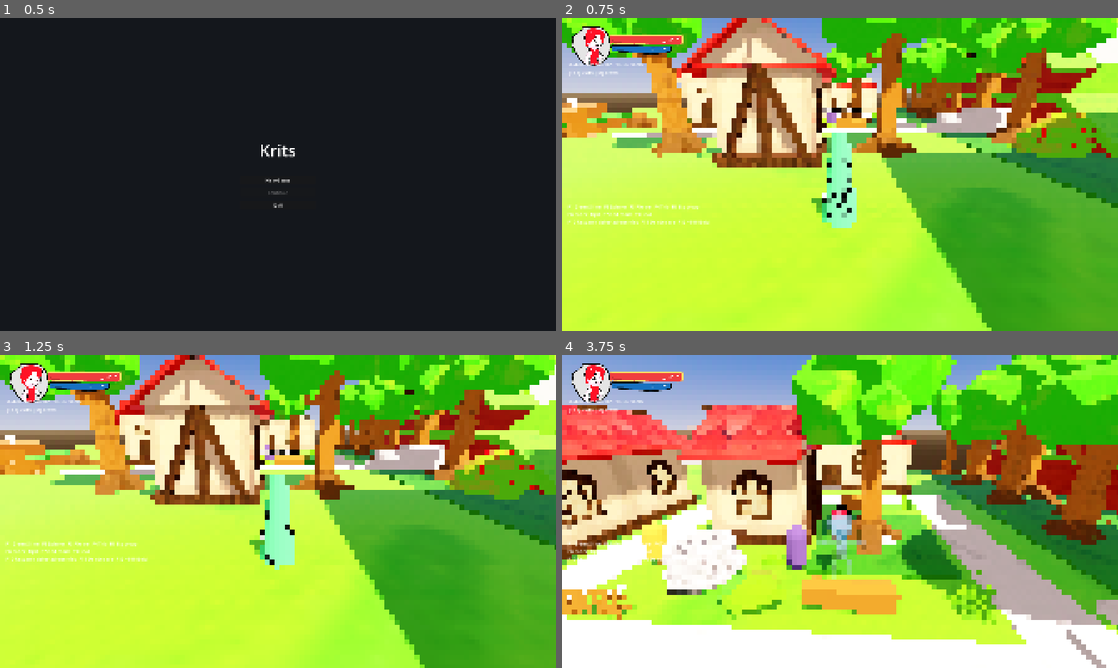
Above: before the commit, frames 1-4 (two rows, left to right).
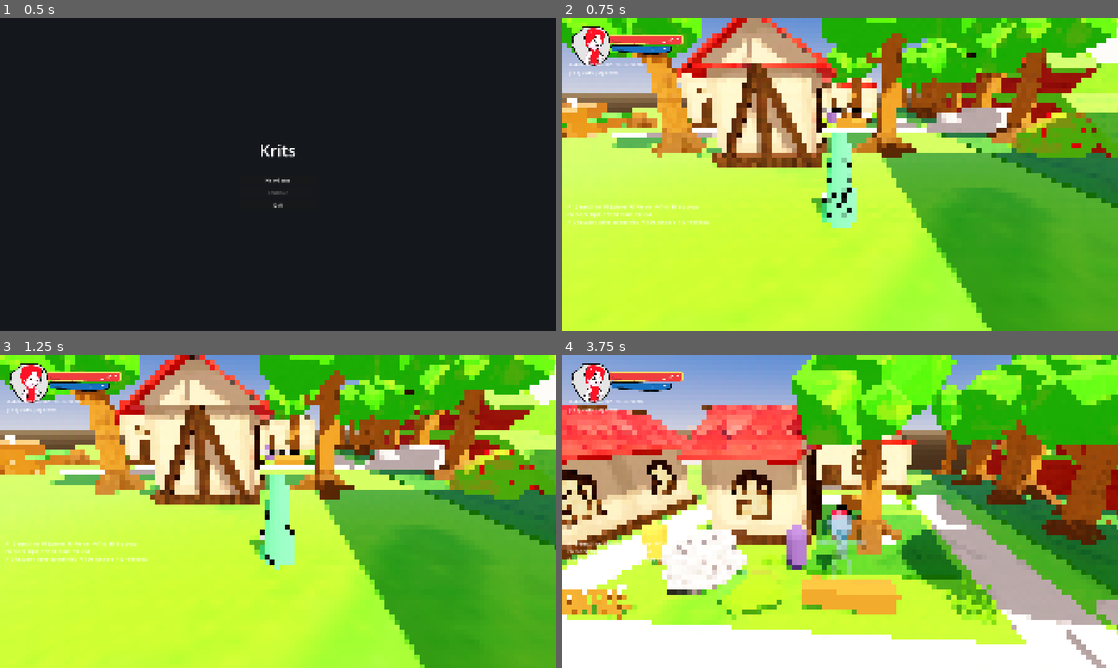
Above: after the commit, the same moments.

Repository: doggoanim/Krits
Game: Godot game, scene res://ui/main_menu.tscn
Two runs of this game, one before a commit and one after it. Both use one fixed random seed, a clock stepped at 60 frames per second and the inputs below.
Inputs (mouse positions are in pixels of both pictures, inside the frame that each line leads up to):
- Up to frame 1 (0.5 s): no input
- Up to frame 2 (0.75 s): click "New Game" at 0.5 s
- Up to frame 3 (1.25 s): no input
- Up to frame 4 (3.75 s): tap Enter at 1.25 s; move the mouse to (867, 511) at 1.27 s; hold W (move_forward) from 1.28 s (still down); tap Space (jump) at 1.35, 1.52, 1.82, 2.27, 2.3, 2.57, 3.05 s; click (867, 511) at 1.42 s; move the mouse to (812, 511) at 2.02 s; tap Ctrl (crouch_pound) at 2.1 s; move the mouse to (851, 505) at 2.77 s; hold E (interact) 2.78-3.53 s; move the mouse to (834, 517) at 3.52 s; tap Shift (roll_dive) at 3.6 s; click (834, 517) at 3.67 s

Frame 1 is identical in both runs. In frame 2, 0.1% of the frame differs, in the area x 80-97%, y 30-42%; in frame 3, less than 0.1%; in frame 4, 0.6%, in the area x 27-79%, y 44-85%.

Commit message:
Fix FoliageWind on non-base-pivoted meshes; dive bounce goes vertical
1. FoliageWind assumed every foliage asset's mesh origin sits at its
   own base (VERTEX.y == local height above ground), true for the
   grass/tree props it was built against but not guaranteed for every
   imported asset — a flower card pivoted at its center/top, say, would
   read most or all of its vertices as height 0 and barely sway at all,
   even though the material swap itself worked fine. Fixed by measuring
   each mesh's own local AABB once in FoliageWind._wind_ify() and
   passing its minimum Y down as the shader's new base_y uniform, so
   height is always relative to where the mesh actually starts.

2. Air dive's wall bounce now pops straight up instead of kicking back
   away from the wall — the same read WallClimbState._jump() already
   uses when you run out of wall to climb (a plain start_jump(), no
   horizontal push). Diving straight at a wall was flinging you back
   the way you came, undoing the lunge; now it just carries you up it.
   try_wall_bounce() gained a vertical_only param for this — only
   Dive's call site opts in, LongJump/Roll keep the original push-back
   bounce.

Co-Authored-By: Claude Sonnet 5 <noreply@anthropic.com>
Claude-Session: https://claude.ai/code/session_01TYpdm1jACUqsWG6yyTxbgm

Diff:
--- a/player/player.gd
+++ b/player/player.gd
@@ -795,8 +795,14 @@
 ## bounce too), a dive bounce does not, so the chain ends there until you land.
 ## `allow_grounded` lets Roll (which is still on the floor the instant this is
 ## called) trigger it too — everyone else is already airborne so it's moot.
+## `vertical_only` swaps the usual cannon-off-the-wall push for a plain
+## straight-up pop instead — the same read as stepping off the top of a
+## climbed wall (see WallClimbState._jump()'s _at_top case: a normal
+## start_jump(), no horizontal kick). Dive uses this: diving straight at a
+## wall shouldn't fling you back the way you came, it should just carry you
+## up it, so the lunge still makes forward progress instead of undoing itself.
 func try_wall_bounce(prev_hvel: Vector3, regrants_dive: bool, bounce_anim: StringName,
-		bounce_time: float, allow_grounded := false) -> bool:
+		bounce_time: float, allow_grounded := false, vertical_only := false) -> bool:
 	if (is_on_floor() and not allow_grounded) or not is_on_wall() or prev_hvel.length() < config.wall_min_speed:
 		return false
 	var n := get_wall_normal()
@@ -806,8 +812,12 @@
 	n = n.normalized()
 	if (-prev_hvel.normalized()).dot(n) < 0.35:
 		return false
-	velocity = n * config.wall_bounce_push
-	velocity.y = config.wall_bounce_up
+	if vertical_only:
+		velocity = Vector3.ZERO
+		velocity.y = config.jump_velocity
+	else:
+		velocity = n * config.wall_bounce_push
+		velocity.y = config.wall_bounce_up
 	face(n)
 	visual.play_hold(bounce_anim, bounce_time)
 	var impact_pos := global_position + n * RADIUS + Vector3.UP * (STAND_HEIGHT * 0.5)
--- a/player/states/dive_state.gd
+++ b/player/states/dive_state.gd
@@ -47,7 +47,7 @@
 	p.apply_gravity(delta, 0.9)
 	var prev_h := p.get_hvel()
 	p.safe_move_and_slide()
-	if p.try_wall_bounce(prev_h, false, PlayerVisual.ANIM_ROLL, p.config.wall_bounce_roll_time):
+	if p.try_wall_bounce(prev_h, false, PlayerVisual.ANIM_ROLL, p.config.wall_bounce_roll_time, false, true):
 		return
 	if p.is_on_floor():
 		p.set_hvel(Vector3.ZERO)
--- a/shading/foliage_wind.gdshader
+++ b/shading/foliage_wind.gdshader
@@ -19,15 +19,21 @@
 // prop-scale meshes, so it's simplest to always disable culling here rather
 // than add a second variant shader just for that one flag.
 //
-// Vertex sway relies on the convention every foliage asset here already
-// follows: the mesh's own origin sits at its base (planted at Y=0), so
-// VERTEX.y is already "local height above the ground" with no extra offset
-// needed — taller parts (a blade's tip, a branch's end) sway further than
-// the root without any per-asset calibration. wind_strength is in world
-// units of sway per world unit of local height, so the same value naturally
-// reads as a small flutter on short grass and a visibly bigger sway on a
-// tall tree's crown; tune per-instance via FoliageWind's exports if a
-// particular prop needs to look calmer or wilder than that default scaling.
+// Vertex sway wants "local height above the ground", which most foliage
+// assets here give for free (mesh origin planted at the base, so VERTEX.y
+// already IS that height) — but not every imported asset follows that
+// convention (a flower card authored with its pivot at the center or top,
+// say), and for one of those almost the entire mesh could read as height 0
+// and barely sway at all. base_y corrects for that: FoliageWind.gd measures
+// each mesh's own local AABB once at setup and hands its lowest Y down here,
+// so height is always relative to wherever the mesh ACTUALLY starts,
+// whatever the pivot convention of the source asset happened to be.
+// wind_strength is in world units of sway per world unit of that height, so
+// the same value naturally reads as a small flutter on short grass and a
+// visibly bigger sway on a tall tree's crown; tune per-instance via
+// FoliageWind's exports if a particular prop needs to look calmer or wilder
+// than that default scaling.
+uniform float base_y = 0.0;   // this mesh's own local AABB min Y — see world/foliage_wind.gd
 
 uniform sampler2D albedo_texture : source_color;
 uniform vec4 albedo_color : source_color = vec4(1.0, 1.0, 1.0, 1.0);
@@ -49,7 +55,7 @@
 
 void vertex() {
 	vec3 world_pos = (MODEL_MATRIX * vec4(VERTEX, 1.0)).xyz;
-	float height = max(VERTEX.y, 0.0);
+	float height = max(VERTEX.y - base_y, 0.0);
 	// Phase depends on world position (not just TIME) so instances of the
 	// same mesh scattered around the level don't all sway in lockstep — each
 	// one samples a slightly different point of the same slow-moving "gust"
--- a/world/foliage_wind.gd
+++ b/world/foliage_wind.gd
@@ -61,6 +61,13 @@
 			_apply_recursive(c)
 
 func _wind_ify(mi: MeshInstance3D) -> void:
+	# Sway height is measured from wherever this mesh's geometry actually
+	# starts, not blindly from local Y=0 — most foliage here has its pivot at
+	# the base already (so this is just 0), but an asset authored with its
+	# pivot somewhere else (a flower card centered on its own bounding box,
+	# say) would otherwise see most/all of its vertices read as height 0 and
+	# barely sway — see the shader's own comment on base_y.
+	var base_y := mi.mesh.get_aabb().position.y if mi.mesh else 0.0
 	for i in mi.mesh.get_surface_count() if mi.mesh else 0:
 		var src := mi.get_active_material(i)
 		var wind_mat := ShaderMaterial.new()
@@ -96,5 +103,6 @@
 		wind_mat.set_shader_parameter(&"wind_strength", wind_strength)
 		wind_mat.set_shader_parameter(&"wind_speed", wind_speed)
 		wind_mat.set_shader_parameter(&"wind_scale", wind_scale)
+		wind_mat.set_shader_parameter(&"base_y", base_y)
 		mi.set_surface_override_material(i, wind_mat)
 		_materials.append(wind_mat)
